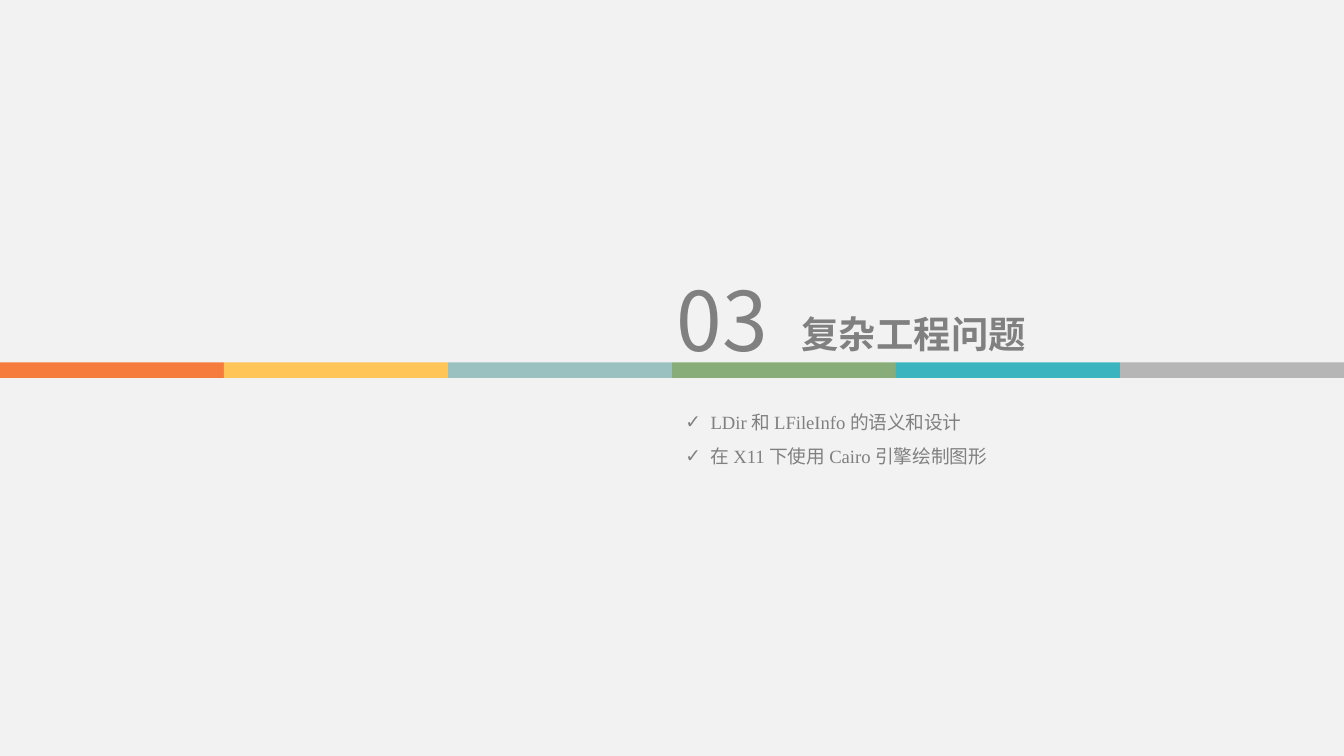
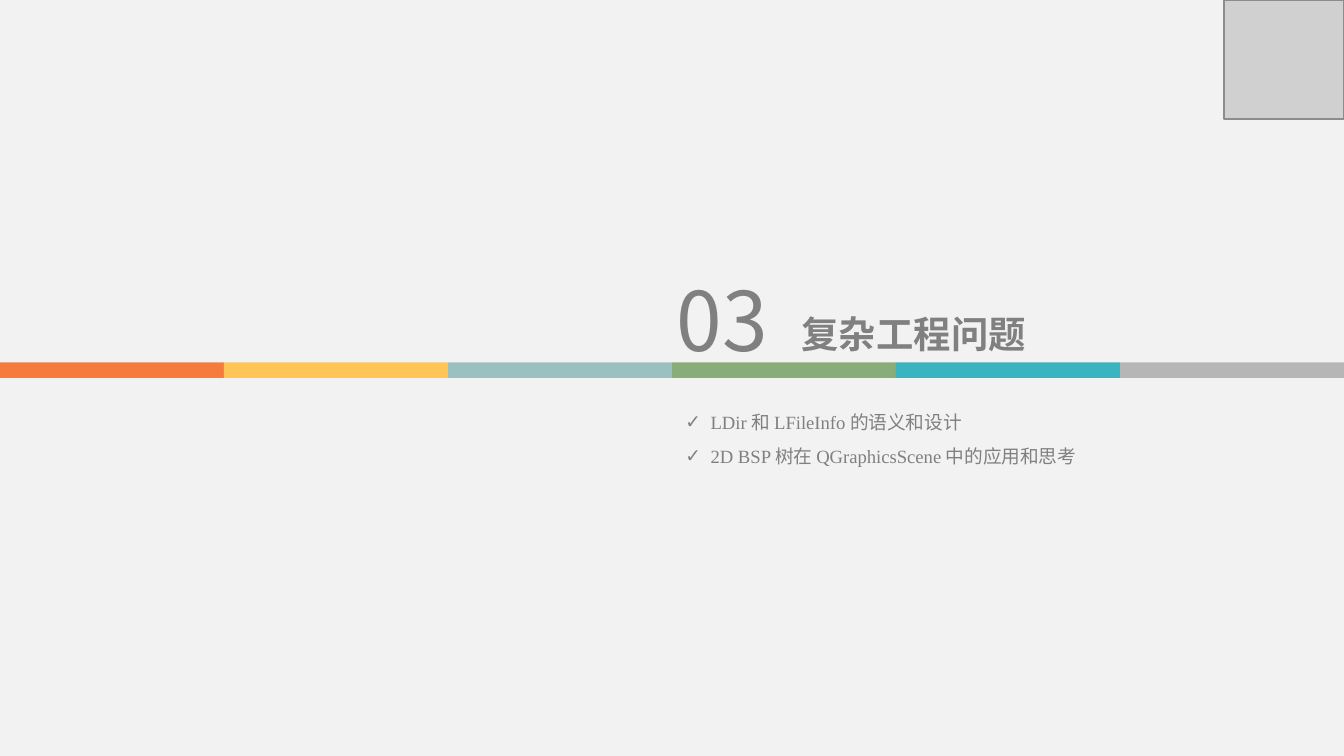
Before and after one commit to DavidingPlus/study-notes, a slide deck: slide 13 of 实习/合迅科技/实习答辩/刘治学-答辩 PPT.pptx. Drawn at 1344x756 pixels with LibreOffice and Linux fonts; fonts in the diff are those of the drawing; grey boxes stand for pictures. Boxes give left, top, right and bottom in pixels: in the first picture for what was removed or moved away, otherwise in the second. Text is boxed around its words. In the diff, an @@ line names an element or a change of style, - is before the commit and + after.

```diff
--- a/实习/合迅科技/实习答辩/刘治学-答辩 PPT.pptx
+++ b/实习/合迅科技/实习答辩/刘治学-答辩 PPT.pptx
@@ picture added at (x1=1224, y1=0, x2=1344, y2=120) @@
@@ text at (x1=711, y1=447, x2=1076, y2=467): text changed @@
-✓ 在 X11 下使用 Cairo 引擎绘制图形
+✓ 2D BSP 树在 QGraphicsScene 中的应用和思考
```
Also in this commit, not shown: 21 other slides changed, 4 slides added, 1 slide removed, 1 other file.
